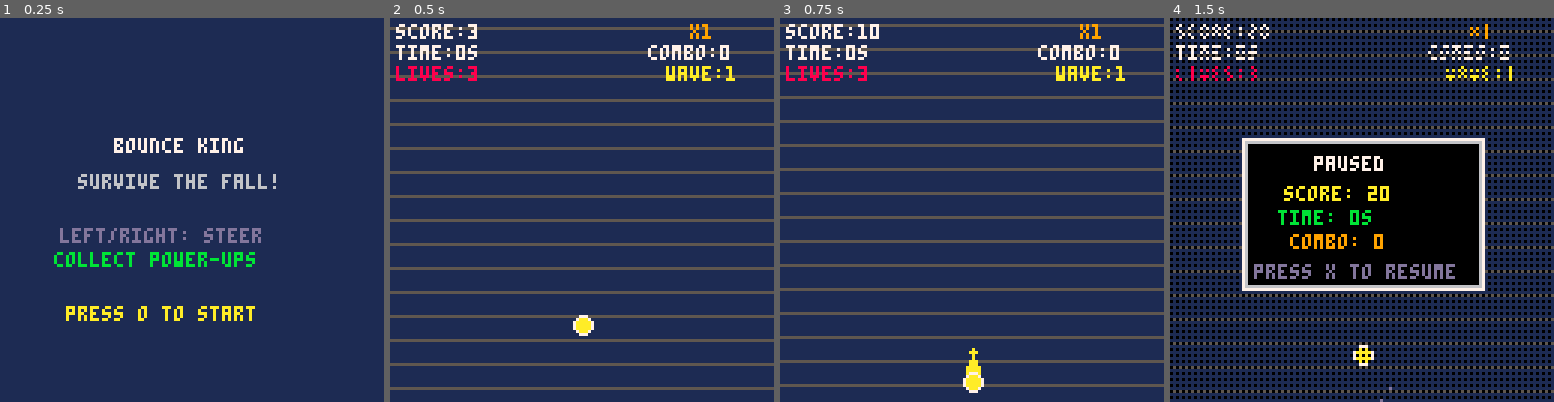
Above: before the commit, frames 1-4 (left to right).
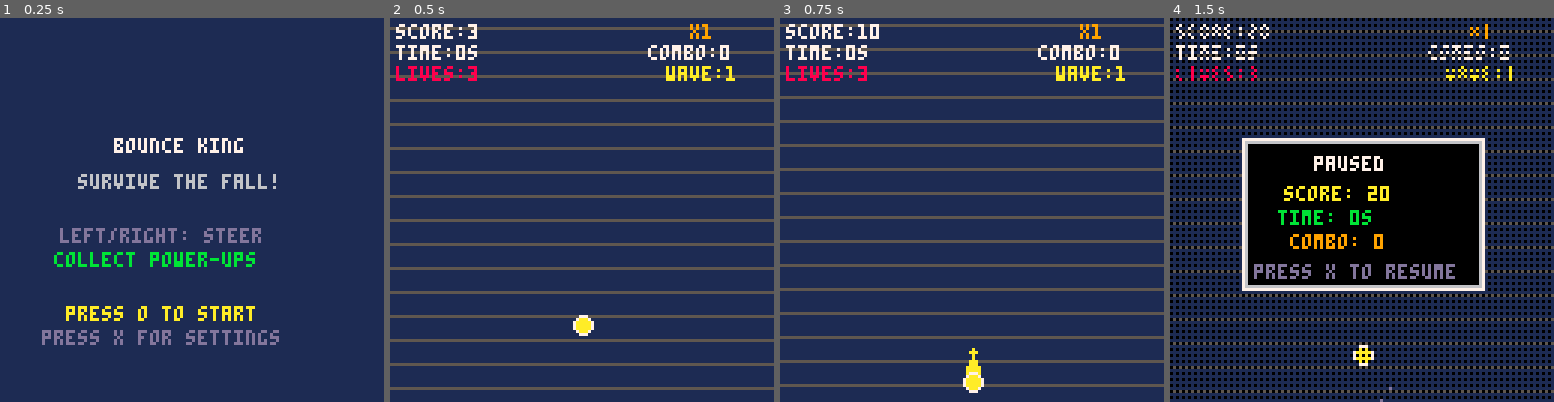
Above: after the commit, the same moments.

Repository: jeffcampbell/game-a-day
Game: PICO-8 cartridge games/2026-02-27/game.p8
Two runs of this game, one before a commit and one after it. Both use one fixed random seed, a clock stepped at 60 frames per second and the inputs below.
Inputs:
- Up to frame 1 (0.25 s): no input
- Up to frame 2 (0.5 s): tap O (Z key) at 0.33 s
- Up to frame 3 (0.75 s): tap O (Z key) at 0.7 s
- Up to frame 4 (1.5 s): tap X (X key) at 1.07 s; tap O (Z key) at 1.43 s

The runs differ from the first frame. In frame 1, 1.0% of the frame differs, in the area x 10-73%, y 81-86%; in frame 2, nothing differs; in frame 3, nothing differs; in frame 4, nothing differs.

Commit message:
Add Settings menu to Bounce King
Implements comprehensive settings system with:
- Audio controls: toggle music and SFX independently
- Ball customization: 3 ball skins (white, gold, cyan)
- Controls reference: button mappings display
- Persistent storage: settings saved to cartdata (slots 1-3)

Features:
- New "settings" state accessible via X from main menu
- Settings menu with 4 options (music, sfx, ball skin, controls)
- Audio wrapper functions (play_sfx, play_music) check flags
- Ball skin colors integrated into gameplay rendering
- Navigation with up/down, toggle with O, back with X
- Visual feedback: checkmarks for enabled options, ball preview
- All 22 sfx/music calls wrapped for toggle support

Technical details:
- Added music_enabled, sfx_enabled, ball_skin flags
- Created load_settings() and save_settings() functions
- Added get_ball_skin_color() for skin rendering
- Updated state machine to include settings state
- Settings persist across game sessions via cartdata

Token estimate: ~180-200 added (~3100-3200 total, 38% of 8192)

Co-Authored-By: Claude Sonnet 4.5 <noreply@anthropic.com>

Diff:
--- a/games/2026-02-27/game.p8
+++ b/games/2026-02-27/game.p8
@@ -43,6 +43,12 @@
 input_cooldown = 0  -- navigation delay
 pause_cooldown = 0  -- pause button cooldown
 
+-- settings state
+music_enabled = true  -- toggle music on/off
+sfx_enabled = true  -- toggle sfx on/off
+ball_skin = 1  -- ball appearance: 1=white, 2=gold, 3=cyan
+settings_selection = 1  -- current settings menu cursor (1-4)
+
 -- danger zones system
 danger_zones = {}
 zone_timer = 0
@@ -109,7 +115,47 @@
   -- load saved high score (slot 0)
   highscore = dget(0)
   _log("highscore_loaded:"..highscore)
+
+  -- load settings (slots 1-3)
+  load_settings()
+
   _log("state:menu")
+end
+
+-- settings persistence
+function load_settings()
+  local m = dget(1)
+  local s = dget(2)
+  local b = dget(3)
+
+  -- default to enabled if not set
+  music_enabled = m == 0 or m == 1
+  sfx_enabled = s == 0 or s == 1
+  ball_skin = b >= 1 and b <= 3 and b or 1
+
+  _log("settings_loaded:m="..tostr(music_enabled)..",s="..tostr(sfx_enabled)..",b="..ball_skin)
+end
+
+function save_settings()
+  dset(1, music_enabled and 1 or 0)
+  dset(2, sfx_enabled and 1 or 0)
+  dset(3, ball_skin)
+  _log("settings_saved")
+end
+
+-- audio wrapper functions
+function play_sfx(n, ch, off)
+  if sfx_enabled then
+    sfx(n, ch, off)
+  end
+end
+
+function play_music(n, fade, mask)
+  if music_enabled then
+    music(n, fade, mask)
+  else
+    music(-1)  -- stop music if disabled
+  end
 end
 
 -- visual juice functions
@@ -119,11 +165,24 @@
   _log("shake:"..duration..":"..intensity)
 end
 
+function get_ball_skin_color()
+  -- return base color based on skin selection
+  if ball_skin == 2 then
+    return 9  -- gold/orange
+  elseif ball_skin == 3 then
+    return 12  -- cyan
+  else
+    return 10  -- white/yellow (default)
+  end
+end
+
 function _update()
   if state == "menu" then
     update_menu()
   elseif state == "difficulty_select" then
     update_difficulty_select()
+  elseif state == "settings" then
+    update_settings()
   elseif state == "play" then
     update_play()
   elseif state == "pause" then
@@ -143,6 +202,8 @@
     draw_menu()
   elseif state == "difficulty_select" then
     draw_difficulty_select()
+  elseif state == "settings" then
+    draw_settings()
   elseif state == "play" then
     draw_play()
   elseif state == "pause" then
@@ -197,10 +258,19 @@
 
 -- menu state
 function update_menu()
-  if test_input() & 16 > 0 then
+  local input = test_input()
+
+  if input & 16 > 0 then  -- O button
     state = "difficulty_select"
     _log("state:difficulty_select")
     diff_selection = difficulty  -- reset to last selected
+  end
+
+  if input & 32 > 0 then  -- X button
+    state = "settings"
+    _log("state:settings")
+    settings_selection = 1  -- reset cursor
+    input_cooldown = 10
   end
 end
 
@@ -210,8 +280,9 @@
   print("left/right: steer", 20, 70, 13)
   print("collect power-ups", 18, 78, 11)
   print("press o to start", 22, 96, 10)
+  print("press x for settings", 14, 104, 13)
   if highscore > 0 then
-    print("best: "..highscore, 40, 110, 10)
+    print("best: "..highscore, 40, 116, 10)
   end
 end
 
@@ -228,13 +299,13 @@
   if input_cooldown == 0 then
     if input & 4 > 0 then  -- up
       diff_selection = max(1, diff_selection - 1)
-      sfx(1)
+      play_sfx(1)
       _log("difficulty_nav:up")
       input_cooldown = 10
     end
     if input & 8 > 0 then  -- down
       diff_selection = min(3, diff_selection + 1)
-      sfx(1)
+      play_sfx(1)
       _log("difficulty_nav:down")
       input_cooldown = 10
     end
@@ -274,6 +345,103 @@
   print("up/down: choose", 18, 122, 13)
 end
 
+-- settings state
+function update_settings()
+  local input = test_input()
+
+  -- update cooldown
+  if input_cooldown > 0 then
+    input_cooldown -= 1
+  end
+
+  -- navigation with cooldown
+  if input_cooldown == 0 then
+    if input & 4 > 0 then  -- up
+      settings_selection = max(1, settings_selection - 1)
+      play_sfx(1)
+      _log("settings_nav:up")
+      input_cooldown = 10
+    end
+    if input & 8 > 0 then  -- down
+      settings_selection = min(4, settings_selection + 1)
+      play_sfx(1)
+      _log("settings_nav:down")
+      input_cooldown = 10
+    end
+
+    -- toggle options with O button
+    if input & 16 > 0 then  -- O button
+      if settings_selection == 1 then
+        music_enabled = not music_enabled
+        play_sfx(1)
+        _log("toggle_music:"..tostr(music_enabled))
+        if not music_enabled then
+          music(-1)  -- stop music immediately
+        end
+      elseif settings_selection == 2 then
+        sfx_enabled = not sfx_enabled
+        play_sfx(1)
+        _log("toggle_sfx:"..tostr(sfx_enabled))
+      elseif settings_selection == 3 then
+        ball_skin = ball_skin % 3 + 1  -- cycle 1->2->3->1
+        play_sfx(1)
+        _log("ball_skin:"..ball_skin)
+      end
+      save_settings()  -- persist changes
+      input_cooldown = 10
+    end
+  end
+
+  -- back to menu with X button
+  if input & 32 > 0 then
+    state = "menu"
+    _log("state:menu")
+    save_settings()  -- ensure settings saved
+    input_cooldown = 10
+  end
+end
+
+function draw_settings()
+  print("settings", 44, 20, 7)
+
+  -- music toggle
+  local col1 = settings_selection == 1 and 10 or 6
+  local check1 = music_enabled and "\x8e" or "\x83"  -- checkmark or X
+  print("> music: "..check1, 28, 36, col1)
+
+  -- sfx toggle
+  local col2 = settings_selection == 2 and 10 or 6
+  local check2 = sfx_enabled and "\x8e" or "\x83"
+  print("> sfx: "..check2, 28, 46, col2)
+
+  -- ball skin
+  local col3 = settings_selection == 3 and 10 or 6
+  local skin_names = {"white", "gold", "cyan"}
+  print("> ball: "..skin_names[ball_skin], 28, 56, col3)
+
+  -- ball preview with current skin
+  local prev_x = 90
+  local prev_y = 58
+  local skin_col = get_ball_skin_color()
+  circfill(prev_x, prev_y, 3, skin_col)
+  circ(prev_x, prev_y, 3, 7)
+
+  -- controls reference
+  local col4 = settings_selection == 4 and 10 or 6
+  print("> controls", 28, 66, col4)
+
+  -- show controls if selected
+  if settings_selection == 4 then
+    print("arrows: move ball", 12, 78, 5)
+    print("o: confirm/toggle", 12, 84, 5)
+    print("x: pause/back", 18, 90, 5)
+  end
+
+  print("up/down: navigate", 16, 106, 13)
+  print("o: toggle option", 18, 112, 13)
+  print("x: back to menu", 18, 118, 13)
+end
+
 -- pause state
 function update_pause()
   -- update pause cooldown
@@ -285,7 +453,7 @@
   local input = test_input()
   if pause_cooldown == 0 and input & 32 > 0 then
     state = "play"
-    music(0)  -- resume music
+    play_music(0)  -- resume music
     _log("state:resume")
     pause_cooldown = 15
   end
@@ -375,7 +543,7 @@
   zone_interval = 450 + rnd(150)  -- 15-20 seconds
   _log("zones_init")
 
-  music(0)  -- start background music
+  play_music(0)  -- start background music
   _log("game_init:difficulty="..difficulty)
 end
 
@@ -390,7 +558,7 @@
   local input = test_input()
   if pause_cooldown == 0 and input & 32 > 0 then
     state = "pause"
-    music(-1)  -- stop music when paused
+    play_music(-1)  -- stop music when paused
     _log("state:pause")
     pause_cooldown = 15
     return
@@ -403,7 +571,7 @@
     diff_level += 1
     scroll_speed += 0.1
     obs_interval = max(20, obs_interval - 5)
-    sfx(6)  -- difficulty increase fanfare
+    play_sfx(6)  -- difficulty increase fanfare
     wave_pulse = 20  -- trigger wave counter pulse
     _log("difficulty:"..diff_level)
     _log("wave:"..diff_level)
@@ -488,7 +656,7 @@
     if abs(ball.vy) < 0.5 then
       ball.vy = -3
     end
-    sfx(0)  -- bounce sound
+    play_sfx(0)  -- bounce sound
     shake(6, 0.5 + diff_level * 0.1)  -- small shake, scales with difficulty
     add_particles(ball.x, 122, 5, 13)  -- bounce particles
     _log("bounce")
@@ -500,13 +668,13 @@
   if ball.x < ball.r then
     ball.x = ball.r
     ball.vx *= -0.5
-    sfx(1)  -- wall bounce sound
+    play_sfx(1)  -- wall bounce sound
     shake(4, 0.3)  -- small shake on wall bounce
     add_particles(ball.x, ball.y, 3, 6)
   elseif ball.x > 128 - ball.r then
     ball.x = 128 - ball.r
     ball.vx *= -0.5
-    sfx(1)  -- wall bounce sound
+    play_sfx(1)  -- wall bounce sound
     shake(4, 0.3)  -- small shake on wall bounce
     add_particles(ball.x, ball.y, 3, 6)
   end
@@ -602,7 +770,7 @@
         _log("lives:"..lives)
 
         -- collision feedback
-        sfx(7)  -- collision impact sound
+        play_sfx(7)  -- collision impact sound
         shake(8, 1.0)  -- medium shake
         ball_flash = 3  -- flash ball white
         add_particles(ball.x, ball.y, 15, 7)  -- particle burst
@@ -615,7 +783,7 @@
 
         -- check if game over
         if lives <= 0 then
-          music(-1)  -- stop music on game over
+          play_music(-1)  -- stop music on game over
           state = "gameover"
           _log("state:gameover")
           _log("final_score:"..score)
@@ -630,7 +798,7 @@
             new_record = true
             new_record_flash = 60  -- flash for 2 seconds
             dset(0, highscore)  -- save to cartridge data
-            sfx(6)  -- celebratory sound
+            play_sfx(6)  -- celebratory sound
             shake(20, 0.5)  -- screen shake
             _log("new_highscore:"..highscore)
             _log("highscore_saved")
@@ -671,7 +839,7 @@
       score += bonus
       total_dodge_bonus += bonus
 
-      sfx(5)  -- dodge bonus ascending notes
+      play_sfx(5)  -- dodge bonus ascending notes
       local shake_amt = o.is_boss and 6 or 3
       shake(shake_amt, o.is_boss and 0.8 or 0.4)
       if o.is_boss then
@@ -703,7 +871,7 @@
       if milestone > 0 and milestone > last_milestone then
         last_milestone = milestone
         _log("milestone:"..milestone)
-        sfx(7)  -- celebratory milestone sound
+        play_sfx(7)  -- celebratory milestone sound
         shake(3, 0.25)  -- gentle shake for milestone
         -- milestone floating text with color
         local m_col = 10  -- yellow
@@ -923,8 +1091,8 @@
     end
   end
 
-  -- ball with flash effect and combo color
-  local ball_col = 10
+  -- ball with flash effect, combo color, and skin
+  local ball_col = get_ball_skin_color()  -- default to selected skin
   if ball_flash > 0 then
     ball_col = 7  -- white flash on collision
   elseif shield_time > 0 then
@@ -1202,7 +1370,7 @@
 
   add(obstacles, o)
   _log("spawn_obstacle:boss"..(o.in_danger and ":danger" or ""))
-  sfx(6)  -- boss spawn sound
+  play_sfx(6)  -- boss spawn sound
   shake(8, 1.0)  -- screen shake on boss spawn
 end
 
@@ -1261,19 +1429,19 @@
       _log("life_restored")
       _log("lives:"..lives)
     end
-    sfx(2)  -- shield powerup
+    play_sfx(2)  -- shield powerup
     add_floating_text(p.x - 12, p.y - 20, "shield!", 11)
   elseif p.type == "slowmo" then
     slowmo_time = 60
-    sfx(3)  -- slowmo powerup
+    play_sfx(3)  -- slowmo powerup
     add_floating_text(p.x - 12, p.y - 20, "slowmo!", 12)
   elseif p.type == "doublescore" then
     doublescore_time = 150
-    sfx(4)  -- doublescore powerup
+    play_sfx(4)  -- doublescore powerup
     add_floating_text(p.x - 18, p.y - 20, "double score!", 10)
   elseif p.type == "magnet" then
     magnet_time = 240  -- 8 seconds at 30fps
-    sfx(2)  -- magnet powerup
+    play_sfx(2)  -- magnet powerup
     add_floating_text(p.x - 12, p.y - 20, "magnet!", 13)
     _log("powerup:magnet")
   elseif p.type == "bomb" then
@@ -1287,14 +1455,14 @@
         cleared += 1
       end
     end
-    sfx(5)  -- bomb powerup (explosion sound)
+    play_sfx(5)  -- bomb powerup (explosion sound)
     shake(12, 1.5)  -- strong shake on bomb
     screen_flash = 8  -- flash screen
     add_floating_text(p.x - 10, p.y - 20, "bomb!", 8)
     _log("powerup:bomb:cleared="..cleared)
   elseif p.type == "freeze" then
     freeze_time = 180  -- 6 seconds at 30fps
-    sfx(3)  -- freeze powerup
+    play_sfx(3)  -- freeze powerup
     add_floating_text(p.x - 12, p.y - 20, "freeze!", 12)
     _log("powerup:freeze")
   end
Not shown, changed: games/2026-02-27/game.js
